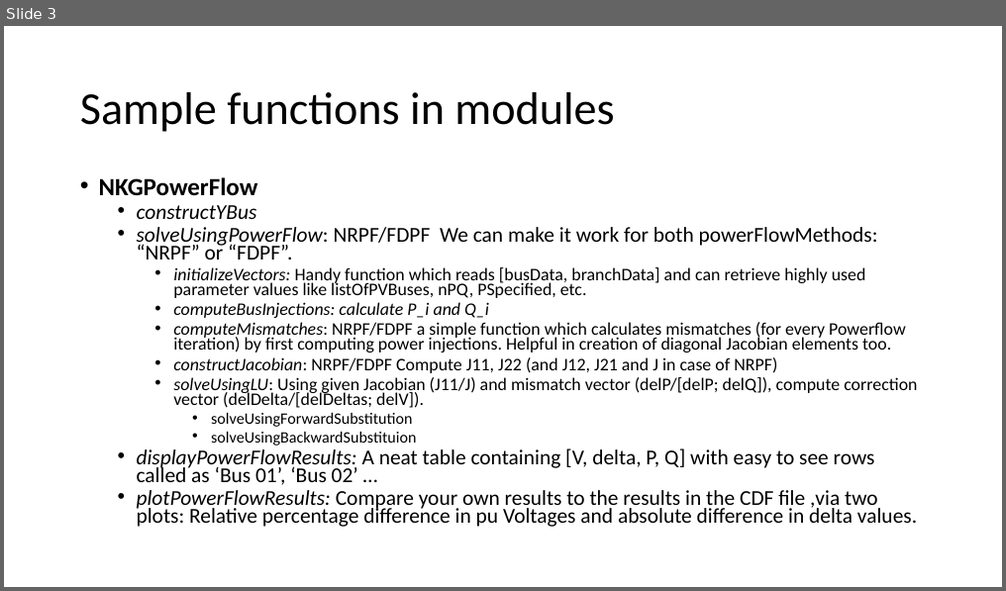
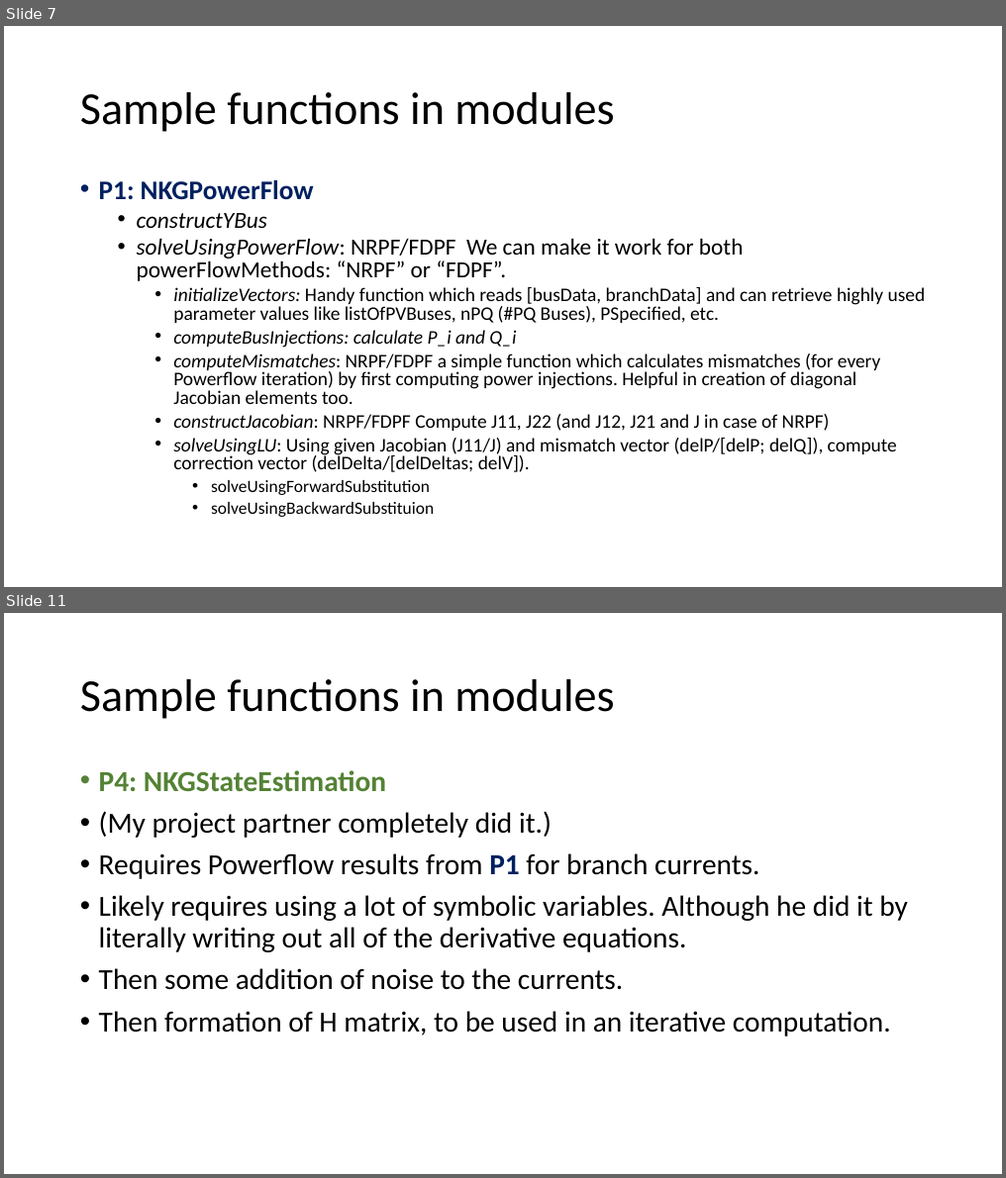
Before and after one commit to Realife-Brahmin/OriginalDocsHub, a slide deck: ee521/plan_for_ee521_in_julia/ee521_julia_plan.pptx. Shown one above the other, each under a label of ours: slide 3 before the commit, slides 7 and 11 after it; the slides between them are not shown. The pictures are 1006x591 and 1006x1178 pixels, drawn with LibreOffice and Linux fonts; fonts in the diff are those of the drawing. Boxes give left, top, right and bottom in pixels: in the first picture for what was removed or moved away, otherwise in the second. Text is boxed around its words. In the diff, an @@ line names an element or a change of style, - is before the commit and + after.

Commit message:
first draft finished.

```diff
--- a/ee521/plan_for_ee521_in_julia/ee521_julia_plan.pptx
+++ b/ee521/plan_for_ee521_in_julia/ee521_julia_plan.pptx
@@ slide 11 added at <box>4,613,1002,1174</box>, background #FFFFFF @@
@@ title added at <box>80,679,614,719</box>, 44 pt, text #000000 @@
+Sample functions in modules
@@ text added at <box>99,770,908,1037</box>, 28 pt, text #000000 @@
+• P4: NKGStateEstimation
+• (My project partner completely did it.)
+• Requires Powerflow results from P1 for branch currents.
+• Likely requires using a lot of symbolic variables. Although he did it by literally writing out all of the derivative equations.
+• Then some addition of noise to the currents.
+• Then formation of H matrix, to be used in an iterative computation.
@@ what was slide 3 is now slide 7 @@
@@ slide 7 changed as well @@
@@ text at <box>99,180,314,200</box>: text changed; size 23.8 to 25.9 pt; text colour #000000 to #002060 @@
-• NKGPowerFlow
+• P1: NKGPowerFlow
@@ text at <box>137,213,897,517</box>: size 20.4 to 22.2 pt in "constructYBus", "solveUsingPowerFlow: NRPF/FDPF We can make it work ..."; size 17 to 18.5 pt in "computeBusInjections: calculate P_i and Q_i", "computeMismatches: NRPF/FDPF a simple function which calcula ...", "constructJacobian: NRPF/FDPF Compute J11, J22 (and J12, ...", "solveUsingLU: Using given Jacobian (J11/J) and mismatch ..."; size 15.3 to 16.6 pt in "solveUsingForwardSubstitution", "solveUsingBackwardSubstituion"; line spacing 0.7 to 0.8 @@
@@ text at <box>173,287,926,323</box>: text changed; size 17 to 18.5 pt @@
-    • initializeVectors: Handy function which reads [busData, branchData] and can retrieve highly used parameter values like listOfPVBuses, nPQ, PSpecified, etc.
+    • initializeVectors: Handy function which reads [busData, branchData] and can retrieve highly used parameter values like listOfPVBuses, nPQ (#PQ Buses), PSpecified, etc.
@@ text at <box>137,449,917,527</box>: paragraphs removed @@
-  • displayPowerFlowResults: A neat table containing [V, delta, P, Q] with easy to see rows called as ‘Bus 01’, ‘Bus 02’ …
-  • plotPowerFlowResults: Compare your own results to the results in the CDF file ,via two plots: Relative percentage difference in pu Voltages and absolute difference in delta values.
```
Also in this commit, not shown: 5 other slides changed, 8 other slides added, 2 slides removed.
